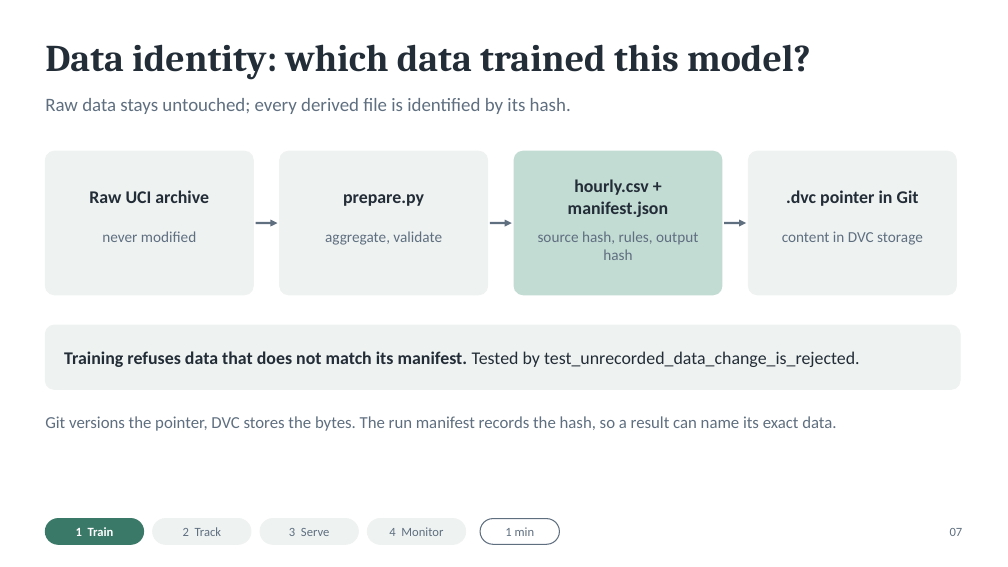
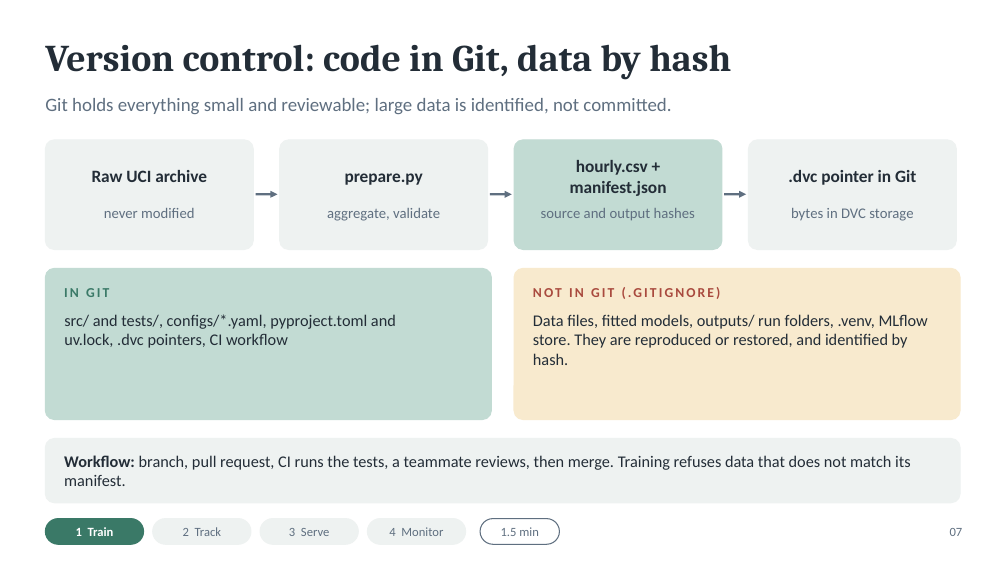
Before and after one commit to annadox/mlds2-demo, a slide deck: slide 8 of docs/presenter_1/mlds2-part1.pptx. Drawn at 1008x567 pixels with LibreOffice and Linux fonts; fonts in the diff are those of the drawing. Boxes give left, top, right and bottom in pixels: in the first picture for what was removed or moved away, otherwise in the second. Text is boxed around its words. In the diff, an @@ line names an element or a change of style, - is before the commit and + after.

```diff
--- a/docs/presenter_1/mlds2-part1.pptx
+++ b/docs/presenter_1/mlds2-part1.pptx
@@ text at box(45, 44, 731, 80): text changed @@
-Data identity: which data trained this model?
+Version control: code in Git, data by hash
@@ text at box(45, 98, 671, 114): text changed @@
-Raw data stays untouched; every derived file is identified by its hash.
+Git holds everything small and reviewable; large data is identified, not committed.
@@ rounded rectangle: place and size @@
-rounded rectangle at box(45, 151, 253, 295)
+rounded rectangle at box(45, 140, 253, 250)
@@ text "Raw UCI archive": place and size @@
-text "Raw UCI archive" at box(89, 190, 209, 203)
+text "Raw UCI archive" at box(92, 170, 207, 182)
@@ rounded rectangle: place and size @@
-rounded rectangle at box(280, 151, 488, 295)
+rounded rectangle at box(280, 140, 488, 250)
@@ text "prepare.py": place and size @@
-text "prepare.py" at box(343, 194, 424, 206)
+text "prepare.py" at box(345, 173, 423, 185)
@@ rounded rectangle: place and size @@
-rounded rectangle at box(514, 151, 722, 295)
+rounded rectangle at box(514, 140, 722, 250)
@@ text "hourly.csv + manifest.json": place and size @@
-text "hourly.csv + manifest.json" at box(568, 179, 668, 217)
+text "hourly.csv + manifest.json" at box(570, 160, 667, 196)
@@ proportions changed in 4 elements at box(45, 140, 253, 250), box(280, 140, 488, 250), box(514, 140, 722, 250), box(749, 140, 957, 250) @@
@@ rounded rectangle: place and size @@
-rounded rectangle at box(749, 151, 957, 295)
+rounded rectangle at box(749, 140, 957, 250)
@@ size 17 to 16.5 pt in 4 elements at box(92, 170, 207, 182), box(345, 173, 423, 185), box(570, 160, 667, 196), box(788, 170, 916, 185) @@
@@ text ".dvc pointer in Git": place and size @@
-text ".dvc pointer in Git" at box(786, 190, 919, 206)
+text ".dvc pointer in Git" at box(788, 170, 916, 185)
@@ text "never modified": place and size @@
-text "never modified" at box(102, 231, 196, 242)
+text "never modified" at box(104, 208, 194, 218)
@@ text "never modified" at box(104, 208, 194, 218): size 14.5 to 14 pt @@
@@ text "aggregate, validate" at box(327, 208, 440, 221): size 14.5 to 14 pt @@
@@ text "aggregate, validate": place and size @@
-text "aggregate, validate" at box(325, 231, 442, 245)
+text "aggregate, validate" at box(327, 208, 440, 221)
@@ text at box(541, 208, 695, 221): text changed; size 14.5 to 14 pt @@
-source hash, rules, output hash
+source and output hashes
@@ 3 arrows: place and size @@
-3 arrows at box(256, 223, 746, 223)
+3 arrows at box(256, 194, 746, 194)
@@ text at box(791, 208, 913, 221): text changed; size 14.5 to 14 pt @@
-content in DVC storage
+bytes in DVC storage
@@ rounded rectangle: place and size @@
-rounded rectangle at box(45, 325, 960, 389)
+rounded rectangle at box(45, 268, 492, 420)
@@ rounded rectangle at box(45, 268, 492, 420): fill #EEF2F1 to #C2DBD3; outline #EEF2F1 1 pt to #C2DBD3 1 pt; proportions changed @@
@@ rounded rectangle added at box(514, 268, 960, 420), fill #F8EACE, outline #F8EACE 1 pt @@
@@ text added at box(64, 288, 109, 297), 13 pt, text #3A7967, bold @@
+IN GIT
@@ text added at box(533, 287, 721, 299), 13 pt, text #A94A3E, bold @@
+NOT IN GIT (.GITIGNORE)
@@ text added at box(64, 314, 396, 348), 15.5 pt, text #232D37 @@
+src/ and tests/, configs/*.yaml, pyproject.toml and uv.lock, .dvc pointers, CI workflow
@@ text added at box(533, 314, 928, 365), 15.5 pt, text #232D37 @@
+Data files, fitted models, outputs/ run folders, .venv, MLflow store. They are reproduced or restored, and identified by hash.
@@ text removed at box(64, 351, 860, 367) @@
-Training refuses data that does not match its manifest. Tested by test_unrecorded_data_change_is_rejected.
@@ text removed at box(45, 416, 836, 431) @@
-Git versions the pointer, DVC stores the bytes. The run manifest records the hash, so a result can name its exact data.
@@ rounded rectangle added at box(45, 439, 960, 503), fill #EEF2F1, outline #EEF2F1 1 pt @@
@@ text added at box(64, 455, 911, 486), 15.5 pt, text #232D37 @@
+Workflow: branch, pull request, CI runs the tests, a teammate reviews, then merge. Training refuses data that does not match its manifest.
@@ text at box(501, 527, 539, 536): text changed @@
-1 min
+1.5 min
```
Also in this commit, not shown: 2 other slides changed, 44 other files.
